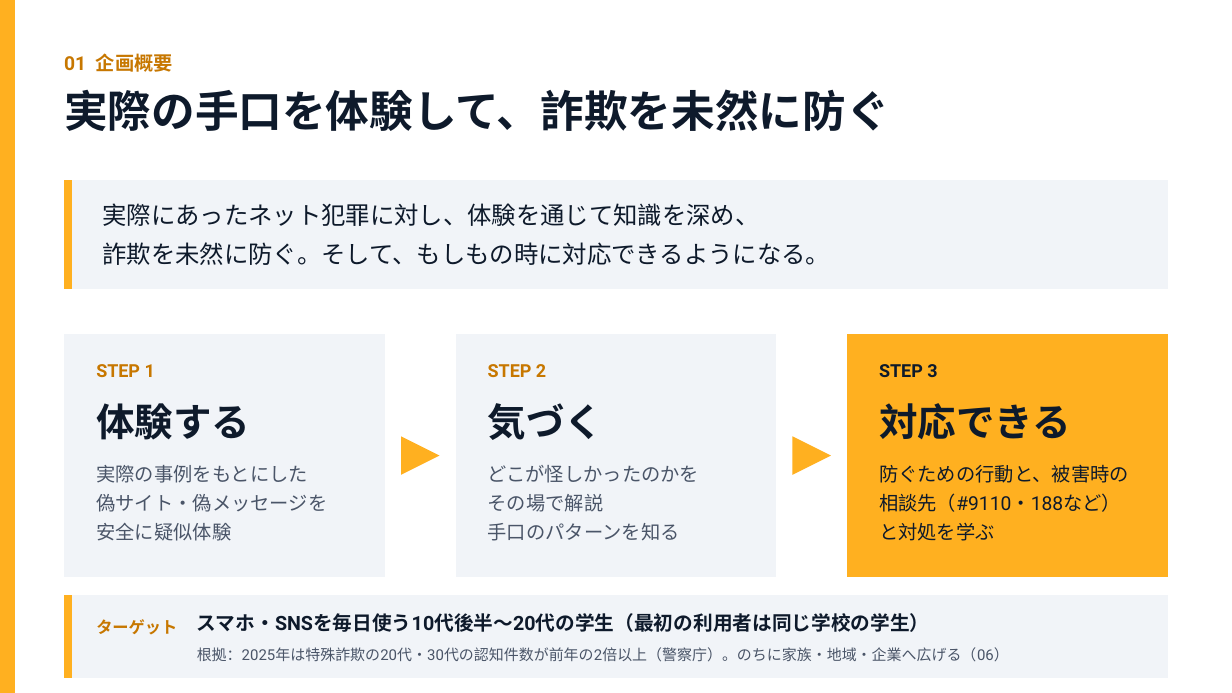
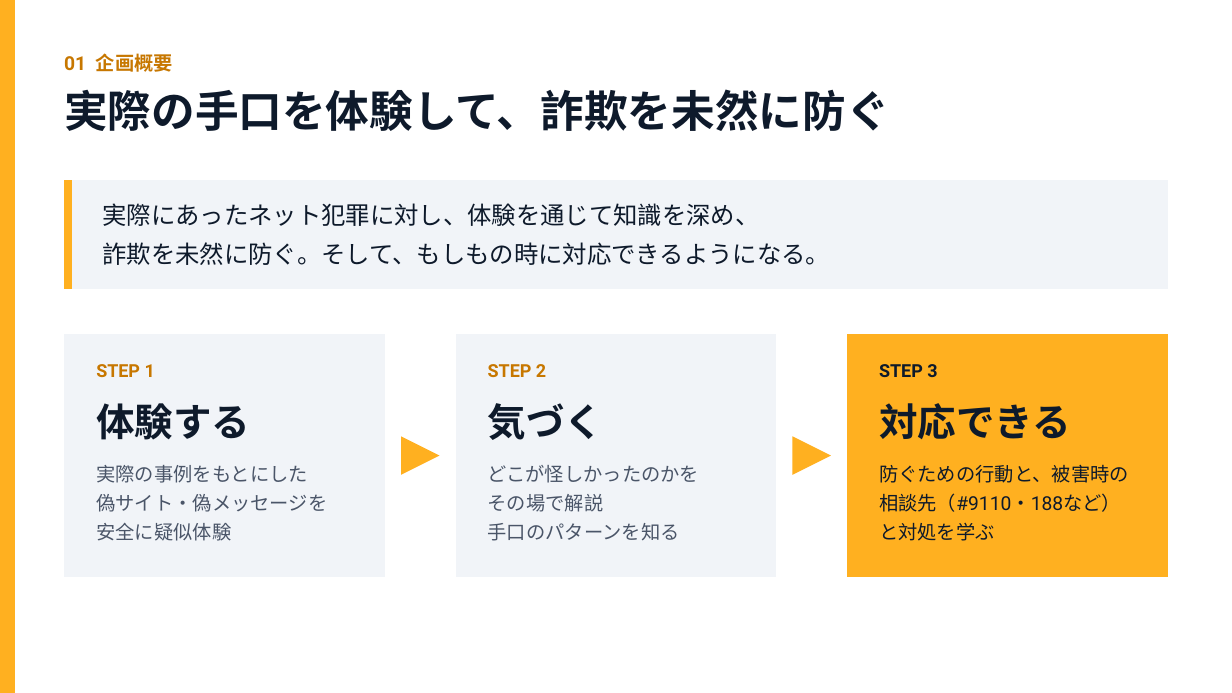
Before and after one commit to Atelier2006/graduation-project, a slide deck: slide 2 of docs/slides/kikaku-presentation-v3.pptx. Drawn at 1232x693 pixels with LibreOffice and Linux fonts; fonts in the diff are those of the drawing. Boxes give left, top, right and bottom in pixels: in the first picture for what was removed or moved away, otherwise in the second. Text is boxed around its words. In the diff, an @@ line names an element or a change of style, - is before the commit and + after.

```diff
--- a/docs/slides/kikaku-presentation-v3.pptx
+++ b/docs/slides/kikaku-presentation-v3.pptx
@@ freeform shape removed at [64,596,1168,678] @@
@@ freeform shape removed at [64,596,71,678] @@
@@ text removed at [96,619,177,635] @@
-ターゲット
@@ text removed at [197,613,930,632] @@
-スマホ・SNSを毎日使う10代後半〜20代の学生（最初の利用者は同じ学校の学生）
@@ text removed at [197,647,1009,662] @@
-根拠：2025年は特殊詐欺の20代・30代の認知件数が前年の2倍以上（警察庁）。のちに家族・地域・企業へ広げる（06）
```
